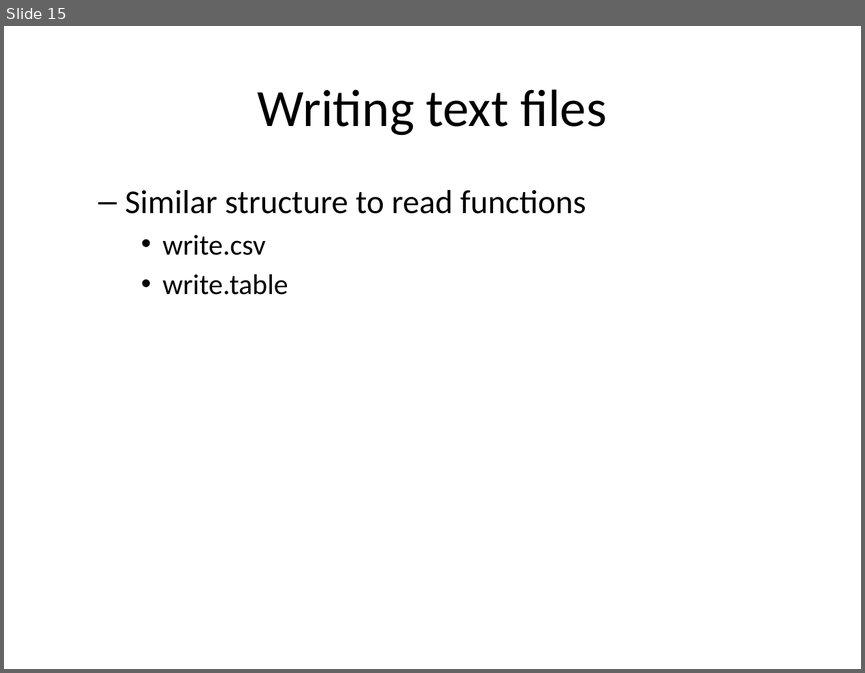
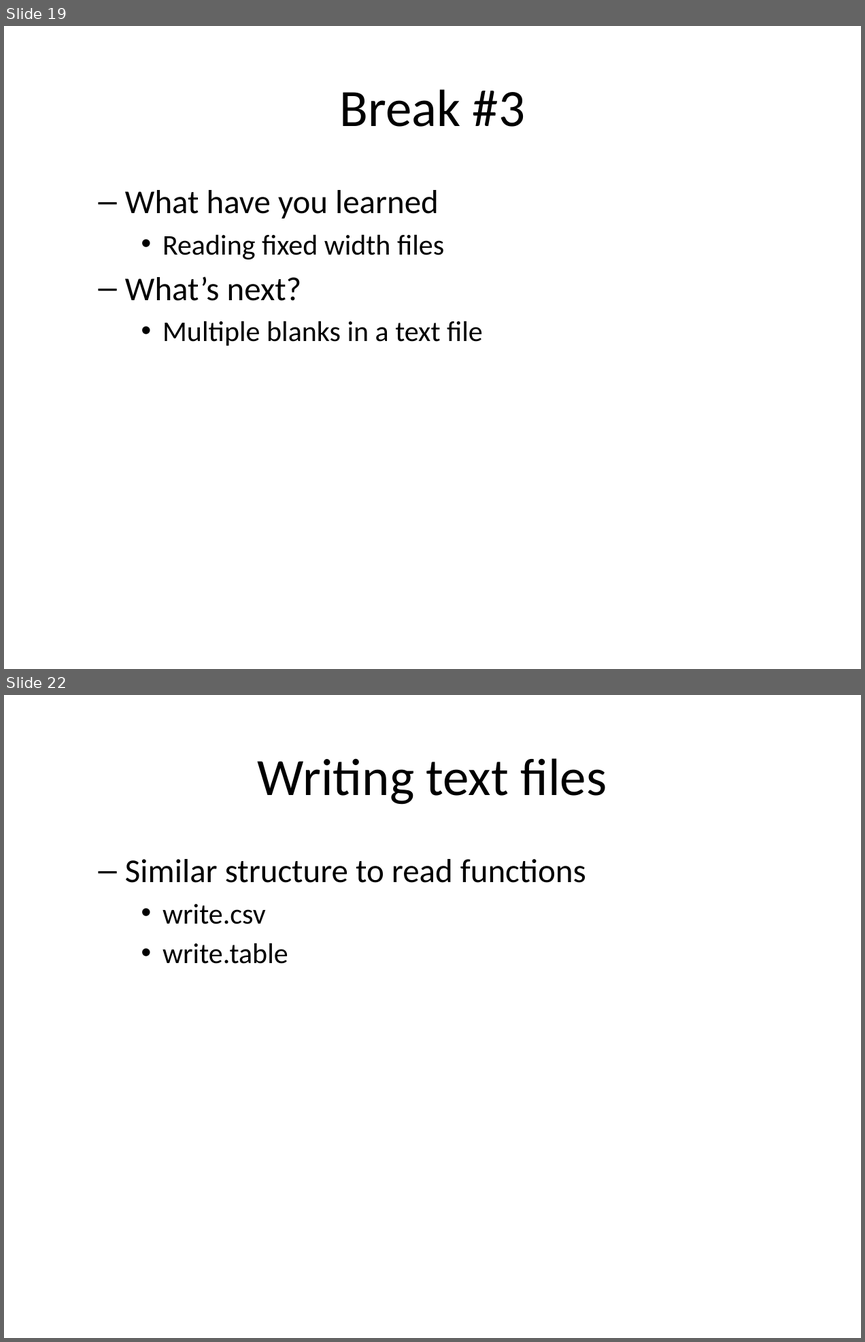
Before and after one commit to pmean/classes, a slide deck: introduction-to-r/src/v03-slides-and-speaker-notes.pptx. Shown one above the other, each under a label of ours: slide 15 before the commit, slides 19 and 22 after it; the slides between them are not shown. The pictures are 865x673 and 865x1342 pixels, drawn with LibreOffice and Linux fonts; fonts in the diff are those of the drawing. Boxes give left, top, right and bottom in pixels: in the first picture for what was removed or moved away, otherwise in the second. Text is boxed around its words. In the diff, an @@ line names an element or a change of style, - is before the commit and + after.

```diff
--- a/introduction-to-r/src/v03-slides-and-speaker-notes.pptx
+++ b/introduction-to-r/src/v03-slides-and-speaker-notes.pptx
@@ slide 19 added at (4,26,861,669), background #FFFFFF @@
@@ title added at (340,89,525,127), 44 pt, text #000000 @@
+Break #3
@@ text added at (125,190,483,346), 24 pt, text #000000 @@
+  – What have you learned
+    • Reading fixed width files
+  – What’s next?
+    • Multiple blanks in a text file
@@ what was slide 15 is now slide 22 @@
```
Also in this commit, not shown: 19 slides changed, 6 other slides added, 6 other files.
